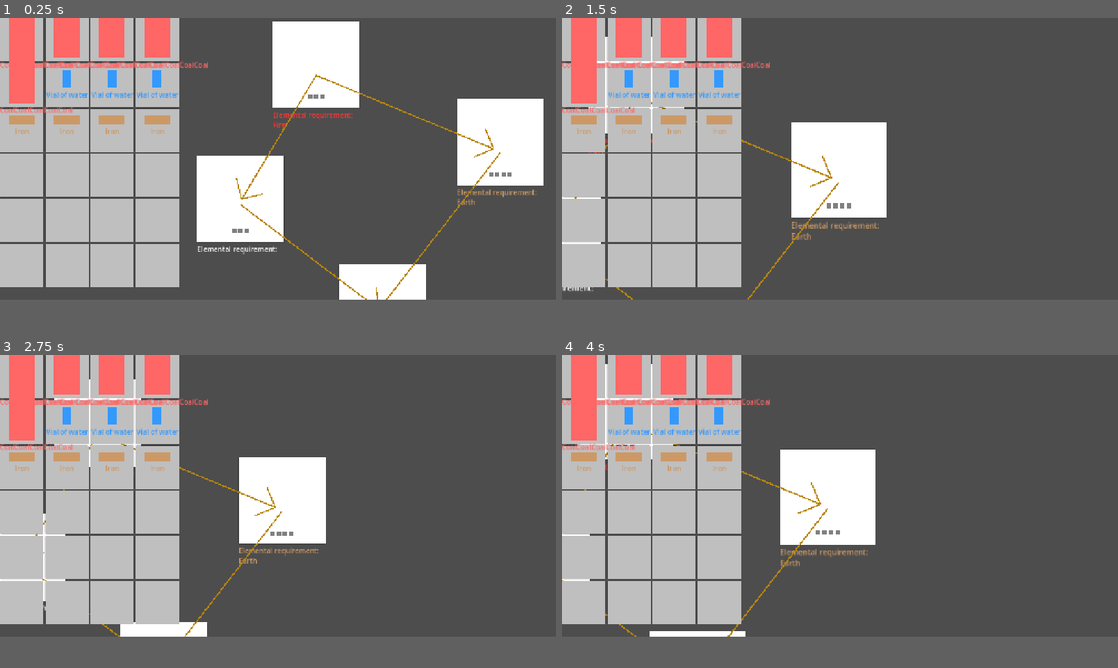
Above: before the commit, frames 1-4 (two rows, left to right).
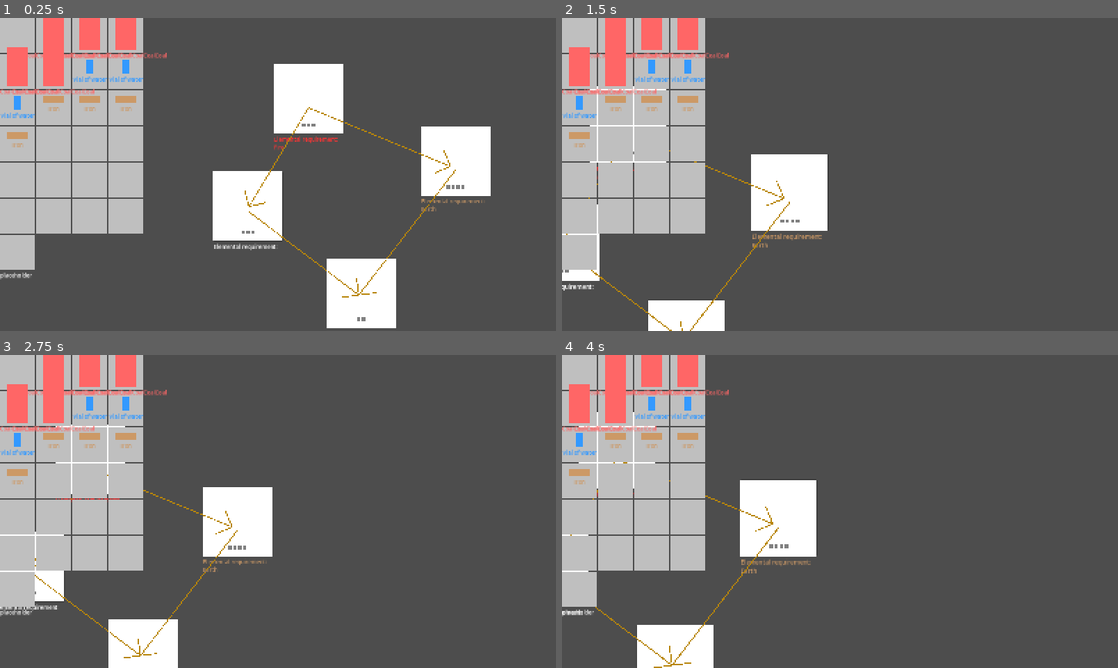
Above: after the commit, the same moments.

Repository: sandsq/atelier-crafting_mockup
Game: Godot game, scene res://crafting_screen.tscn
Same seed, same stepped clock (60 frames per second), same inputs: the game is played once before the commit and once after it.
Inputs (mouse positions are in pixels of both pictures, inside the frame that each line leads up to):
- Up to frame 1 (0.25 s): no input
- Up to frame 2 (1.5 s): tap Enter at 0.5 s; move the mouse to (962, 143) at 0.52 s; hold Middle mouse button (camera_grab) 0.53-1.28 s; tap Space at 1.25 s; move the mouse to (728, 174) at 1.27 s; tap Mouse wheel up (zoom_in) at 1.35 s
- Up to frame 3 (2.75 s): tap Enter at 2 s; move the mouse to (333, 433) at 2.02 s; tap Mouse wheel down (zoom_out) at 2.1 s
- Up to frame 4 (4 s): tap Space at 2.75 s; move the mouse to (812, 552) at 2.77 s; tap Middle mouse button (camera_grab) at 2.85 s; tap Enter at 3.5 s; move the mouse to (1006, 536) at 3.52 s; tap Mouse wheel up (zoom_in) at 3.6 s
In our replay, the window is 800x405 before the commit and 800x450 after it. These sizes can differ from the game's own. Grey fills any space a smaller window leaves; there, only what the larger window draws over its background counts as a difference.

The runs differ from the first frame. In frame 1, 29% of the frame differs, in the area x 0-98%, y 0-100%; in frame 2, 23%; in frame 3, 22%; in frame 4, 23%.

Commit message:
crafting bonuses: implement total stat display when completing recipe nodes

Diff:
--- /dev/null
+++ b/crafting_screen.gd
@@ -0,0 +1,30 @@
+extends Control
+
+var bonuses_by_stat: Dictionary[Stats.WeaponStats, int]
+
+@onready var recipe = $Control/Recipe
+## should have label corresponding to every stat, that way updates can be per stat. But for simplicity, just delete and recreate labels every time
+@onready var item_stats_container = $CanvasLayer/VBoxContainer/ItemStats
+
+func _ready() -> void:
+	recipe.bonuses_changed.connect(_on_bonuses_changed)
+
+
+func _on_bonuses_changed(bonuses: Dictionary[RecipeNode, WeaponBonus]):
+	bonuses_by_stat.clear()
+	for node in bonuses:
+		var weapon_bonus = bonuses[node]
+		var bonus_stat = weapon_bonus.stat
+		var bonus_amount = weapon_bonus.bonus_amount
+		if bonus_stat not in bonuses_by_stat.keys():
+			bonuses_by_stat[bonus_stat] = bonus_amount
+		else:
+			bonuses_by_stat[bonus_stat] += bonus_amount
+
+	for label_child in item_stats_container.get_children():
+		label_child.queue_free()
+	for bonus_stat in bonuses_by_stat:
+		var stat_label = Label.new()
+		## this will be integers because the enums don't have names. fix this later
+		stat_label.text = "%s: +%s" % [bonus_stat, bonuses_by_stat[bonus_stat]]
+		item_stats_container.add_child(stat_label)
--- a/crafting_screen.tscn
+++ b/crafting_screen.tscn
@@ -1,6 +1,7 @@
 [gd_scene format=3 uid="uid://bnxdjhnka2e51"]
 
 [ext_resource type="PackedScene" uid="uid://dpd518jjx6j2o" path="res://inventory/inventory.tscn" id="1_evnqv"]
+[ext_resource type="Script" uid="uid://ct37m8ymsr0sn" path="res://crafting_screen.gd" id="1_uknu5"]
 [ext_resource type="PackedScene" uid="uid://dqn5nfq55ftm1" path="res://recipe/recipe.tscn" id="2_uknu5"]
 
 [node name="CraftingScreen" type="Control" unique_id=1128655894]
@@ -10,10 +11,23 @@
 anchor_bottom = 1.0
 grow_horizontal = 2
 grow_vertical = 2
+script = ExtResource("1_uknu5")
 
 [node name="CanvasLayer" type="CanvasLayer" parent="." unique_id=210696935]
 
-[node name="Inventory" parent="CanvasLayer" unique_id=439026070 instance=ExtResource("1_evnqv")]
+[node name="VBoxContainer" type="VBoxContainer" parent="CanvasLayer" unique_id=825554743]
+offset_right = 40.0
+offset_bottom = 40.0
+
+[node name="Inventory" parent="CanvasLayer/VBoxContainer" unique_id=439026070 instance=ExtResource("1_evnqv")]
+layout_mode = 2
+
+[node name="ItemStats" type="VBoxContainer" parent="CanvasLayer/VBoxContainer" unique_id=763844231]
+layout_mode = 2
+
+[node name="Label" type="Label" parent="CanvasLayer/VBoxContainer/ItemStats" unique_id=1247296435]
+layout_mode = 2
+text = "placeholder"
 
 [node name="Control" type="Control" parent="." unique_id=1541315281]
 anchors_preset = 0
--- a/inventory/inventory.tscn
+++ b/inventory/inventory.tscn
@@ -1,6 +1,7 @@
 [gd_scene format=3 uid="uid://dpd518jjx6j2o"]
 
 [ext_resource type="Script" uid="uid://cn6j6gwfagp6r" path="res://inventory/inventory.gd" id="1_62wf1"]
+[ext_resource type="PackedScene" uid="uid://difk0g61ej5ve" path="res://inventory/inventory_slot.tscn" id="2_qse2j"]
 
 [node name="Inventory" type="MarginContainer" unique_id=439026070]
 script = ExtResource("1_62wf1")
@@ -8,3 +9,6 @@
 [node name="GridContainer" type="GridContainer" parent="." unique_id=223831279]
 layout_mode = 2
 columns = 4
+
+[node name="InventorySlot" parent="GridContainer" unique_id=167052687 instance=ExtResource("2_qse2j")]
+layout_mode = 2
--- a/project.godot
+++ b/project.godot
@@ -19,10 +19,12 @@
 
 Elements="*uid://3hl7f0ouodq6"
 Globals="*uid://cy72wm8axghsg"
+Stats="*uid://dqpf3q5a64u3a"
 
 [display]
 
-window/size/viewport_width=1280
+window/size/viewport_width=1600
+window/size/viewport_height=900
 window/stretch/mode="canvas_items"
 window/stretch/aspect="expand"
 
--- a/recipe/basic_coal_req.tscn
+++ b/recipe/basic_coal_req.tscn
@@ -1,7 +1,20 @@
 [gd_scene format=3 uid="uid://dmi72cfam1tvr"]
 
 [ext_resource type="PackedScene" uid="uid://e4x0fmi44y7k" path="res://recipe/recipe_node.tscn" id="1_d6hri"]
+[ext_resource type="Script" uid="uid://6hx3jygt2o2a" path="res://weapon_bonus.gd" id="2_j6qb7"]
+
+[sub_resource type="Resource" id="Resource_gk1a3"]
+script = ExtResource("2_j6qb7")
+stat = 3
+bonus_amount = 1
+metadata/_custom_type_script = "uid://6hx3jygt2o2a"
+
+[sub_resource type="Resource" id="Resource_a32un"]
+script = ExtResource("2_j6qb7")
+stat = 3
+bonus_amount = 2
+metadata/_custom_type_script = "uid://6hx3jygt2o2a"
 
 [node name="BasicCoalReq" unique_id=1147150298 instance=ExtResource("1_d6hri")]
 fill_thresholds = Array[int]([2, 3])
-stats_at_thresholds = Array[String](["+1 attack", "+2 attack"])
+stats_at_thresholds = Array[ExtResource("2_j6qb7")]([SubResource("Resource_gk1a3"), SubResource("Resource_a32un")])
--- a/recipe/basic_metal_req.tscn
+++ b/recipe/basic_metal_req.tscn
@@ -1,9 +1,20 @@
 [gd_scene format=3 uid="uid://dl6wj32f1kc1s"]
 
 [ext_resource type="PackedScene" uid="uid://e4x0fmi44y7k" path="res://recipe/recipe_node.tscn" id="1_gk1a3"]
+[ext_resource type="Script" uid="uid://6hx3jygt2o2a" path="res://weapon_bonus.gd" id="2_a32un"]
+
+[sub_resource type="Resource" id="Resource_x4vul"]
+script = ExtResource("2_a32un")
+bonus_amount = 1
+metadata/_custom_type_script = "uid://6hx3jygt2o2a"
+
+[sub_resource type="Resource" id="Resource_tyd84"]
+script = ExtResource("2_a32un")
+bonus_amount = 2
+metadata/_custom_type_script = "uid://6hx3jygt2o2a"
 
 [node name="BasicMetalReq" unique_id=1147150298 node_paths=PackedStringArray("prerequisites") instance=ExtResource("1_gk1a3")]
 fill_thresholds = Array[int]([2, 4])
-stats_at_thresholds = Array[String](["+1 slashing damage", "+2 slashing damage"])
+stats_at_thresholds = [SubResource("Resource_x4vul"), SubResource("Resource_tyd84")]
 elemental_requirement = 2
 prerequisites = [null]
--- a/recipe/elemental_enhancement.tscn
+++ b/recipe/elemental_enhancement.tscn
@@ -1,9 +1,16 @@
 [gd_scene format=3 uid="uid://dbjlai2lc0ffo"]
 
 [ext_resource type="PackedScene" uid="uid://e4x0fmi44y7k" path="res://recipe/recipe_node.tscn" id="1_sl4x3"]
+[ext_resource type="Script" uid="uid://6hx3jygt2o2a" path="res://weapon_bonus.gd" id="2_fwtyl"]
+
+[sub_resource type="Resource" id="Resource_4sffg"]
+script = ExtResource("2_fwtyl")
+stat = 3
+bonus_amount = 3
+metadata/_custom_type_script = "uid://6hx3jygt2o2a"
 
 [node name="ElementalEnhancement" unique_id=1147150298 node_paths=PackedStringArray("prerequisites") instance=ExtResource("1_sl4x3")]
 fill_thresholds = Array[int]([3])
-stats_at_thresholds = Array[String](["+1 water damage"])
+stats_at_thresholds = Array[ExtResource("2_fwtyl")]([SubResource("Resource_4sffg")])
 elemental_requirement = 1
 prerequisites = [null]
--- /dev/null
+++ b/recipe/recipe.gd
@@ -0,0 +1,18 @@
+extends Node2D
+
+signal bonuses_changed(new_bonuses: Dictionary[RecipeNode, WeaponBonus])
+
+## This assumes recipe nodes can only provide one type of bonus, which will be true for now
+var bonuses: Dictionary[RecipeNode, WeaponBonus]
+
+@onready var recipe_node_holder = $Nodes
+
+
+func _ready() -> void:
+	for recipe_nodes in recipe_node_holder.get_children():
+		recipe_nodes.bonus_changed.connect(_on_bonus_changed)
+
+
+func _on_bonus_changed(node: RecipeNode, bonus: WeaponBonus):
+	bonuses[node] = bonus
+	emit_signal("bonuses_changed", bonuses)
--- a/recipe/recipe.tscn
+++ b/recipe/recipe.tscn
@@ -1,5 +1,6 @@
 [gd_scene format=3 uid="uid://dqn5nfq55ftm1"]
 
+[ext_resource type="Script" uid="uid://r78cs2ut51vt" path="res://recipe/recipe.gd" id="1_otgs3"]
 [ext_resource type="PackedScene" uid="uid://dmi72cfam1tvr" path="res://recipe/basic_coal_req.tscn" id="2_7w6u8"]
 [ext_resource type="Script" uid="uid://04gswdts3g4b" path="res://recipe/recipe_camera.gd" id="3_7w6u8"]
 [ext_resource type="PackedScene" uid="uid://dl6wj32f1kc1s" path="res://recipe/basic_metal_req.tscn" id="3_q3b7v"]
@@ -7,29 +8,40 @@
 [ext_resource type="PackedScene" uid="uid://cb4epqhawd7u2" path="res://recipe/sharpen.tscn" id="5_otgs3"]
 
 [node name="Recipe" type="Node2D" unique_id=679107252]
+script = ExtResource("1_otgs3")
 
-[node name="BasicCoalReq" parent="." unique_id=1147150298 instance=ExtResource("2_7w6u8")]
+[node name="Camera2D" type="Camera2D" parent="." unique_id=1974286957]
+position = Vector2(12, 317)
+script = ExtResource("3_7w6u8")
+
+[node name="Nodes" type="Control" parent="." unique_id=871266334]
+layout_mode = 3
+anchors_preset = 0
+offset_right = 40.0
+offset_bottom = 40.0
+
+[node name="BasicCoalReq" parent="Nodes" unique_id=1147150298 instance=ExtResource("2_7w6u8")]
+layout_mode = 0
 offset_bottom = 227.0
 
-[node name="BasicMetalReq" parent="." unique_id=1407456502 node_paths=PackedStringArray("prerequisites") instance=ExtResource("3_q3b7v")]
+[node name="BasicMetalReq" parent="Nodes" unique_id=1407456502 node_paths=PackedStringArray("prerequisites") instance=ExtResource("3_q3b7v")]
+layout_mode = 0
 offset_left = 424.0
 offset_top = 178.0
 offset_right = 624.0
 offset_bottom = 405.0
 prerequisites = [NodePath("../BasicCoalReq")]
 
-[node name="Camera2D" type="Camera2D" parent="." unique_id=1974286957]
-position = Vector2(12, 317)
-script = ExtResource("3_7w6u8")
-
-[node name="ElementalEnhancement" parent="." unique_id=2055344568 node_paths=PackedStringArray("prerequisites") instance=ExtResource("4_8jsva")]
+[node name="ElementalEnhancement" parent="Nodes" unique_id=2055344568 node_paths=PackedStringArray("prerequisites") instance=ExtResource("4_8jsva")]
+layout_mode = 0
 offset_left = -174.0
 offset_top = 309.0
 offset_right = 26.0
 offset_bottom = 536.0
 prerequisites = [NodePath("../BasicCoalReq")]
 
-[node name="Sharpen" parent="." unique_id=1454229345 node_paths=PackedStringArray("prerequisites") instance=ExtResource("5_otgs3")]
+[node name="Sharpen" parent="Nodes" unique_id=1454229345 node_paths=PackedStringArray("prerequisites") instance=ExtResource("5_otgs3")]
+layout_mode = 0
 offset_left = 152.0
 offset_top = 559.0
 offset_right = 352.0
--- a/recipe/recipe_node.gd
+++ b/recipe/recipe_node.gd
@@ -3,11 +3,12 @@
 
 ## when a node is completed, send itself in the signal. The node that has this as a prereq will be notified which prereq has been completed and the corresponding arrow will turn green.
 signal node_completed(node: RecipeNode)
+signal bonus_changed(node: RecipeNode, new_bonus: WeaponBonus)
 
 ## at >= fill_thresholds[0] of an element put into this node, give the first tier of stats. At >= fill_thresholds[1] of an element, give the second tier of bonuses. Etc.
 @export var fill_thresholds: Array[int] = [1, 3]
-## see fill_thresholds. Use strings as placeholders for actual stat increases
-@export var stats_at_thresholds: Array[String] = ["", ""]
+## see fill_thresholds.
+@export var stats_at_thresholds: Array[WeaponBonus] = []
 @export var elemental_requirement: Elements.Elements = Elements.Elements.FIRE
 @export var prerequisites: Array[RecipeNode]
 
@@ -88,6 +89,15 @@
 		is_complete = true
 		print("completed %s quantity in %s" % [crafting_materials_in_node.size(), self])
 
+	for i in range(fill_thresholds.size() - 1, -1, -1):
+		var fill_threshold = fill_thresholds[i]
+		if crafting_materials_in_node.size() == fill_threshold:
+			emit_signal("bonus_changed", self, stats_at_thresholds[i])
+			break
+
+func return_node_stats():
+	pass
+
 func _can_drop_data(at_position: Vector2, data: Variant) -> bool:
 	if data.item == null:
 		print("cannot drop null item")
--- a/recipe/sharpen.tscn
+++ b/recipe/sharpen.tscn
@@ -1,9 +1,15 @@
 [gd_scene format=3 uid="uid://cb4epqhawd7u2"]
 
 [ext_resource type="PackedScene" uid="uid://e4x0fmi44y7k" path="res://recipe/recipe_node.tscn" id="1_x36fg"]
+[ext_resource type="Script" uid="uid://6hx3jygt2o2a" path="res://weapon_bonus.gd" id="2_esnhg"]
+
+[sub_resource type="Resource" id="Resource_pt4kn"]
+script = ExtResource("2_esnhg")
+bonus_amount = 5
+metadata/_custom_type_script = "uid://6hx3jygt2o2a"
 
 [node name="Sharpen" unique_id=1147150298 node_paths=PackedStringArray("prerequisites") instance=ExtResource("1_x36fg")]
 fill_thresholds = Array[int]([2])
-stats_at_thresholds = Array[String](["+5 attack"])
+stats_at_thresholds = Array[ExtResource("2_esnhg")]([SubResource("Resource_pt4kn")])
 elemental_requirement = 2
 prerequisites = [null, null]
--- /dev/null
+++ b/stats.gd
@@ -0,0 +1,7 @@
+extends Node
+enum WeaponStats {
+	SLASH_BONUS,
+	STAB_BONUS,
+	CRUSH_BONUS,
+	DAMAGE_BONUS,
+}
--- /dev/null
+++ b/weapon_bonus.gd
@@ -0,0 +1,5 @@
+extends Resource
+class_name WeaponBonus
+
+@export var stat: Stats.WeaponStats
+@export var bonus_amount: int
--- /dev/null
+++ b/weapon_bonus.tres
@@ -0,0 +1,7 @@
+[gd_resource type="Resource" script_class="WeaponBonus" format=3 uid="uid://d0f28w5t4x2i7"]
+
+[ext_resource type="Script" uid="uid://6hx3jygt2o2a" path="res://weapon_bonus.gd" id="1_hywv8"]
+
+[resource]
+script = ExtResource("1_hywv8")
+metadata/_custom_type_script = "uid://6hx3jygt2o2a"
Not shown, added: crafting_screen.gd.uid
Not shown, added: recipe/recipe.gd.uid
Not shown, added: stats.gd.uid
Not shown, added: weapon_bonus.gd.uid
